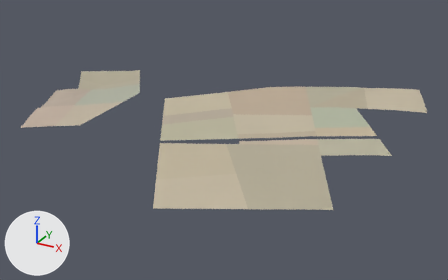
The glTF model assets/malta/countryside/farm_23_19_soil.glb as it was, and as the next commit left it.
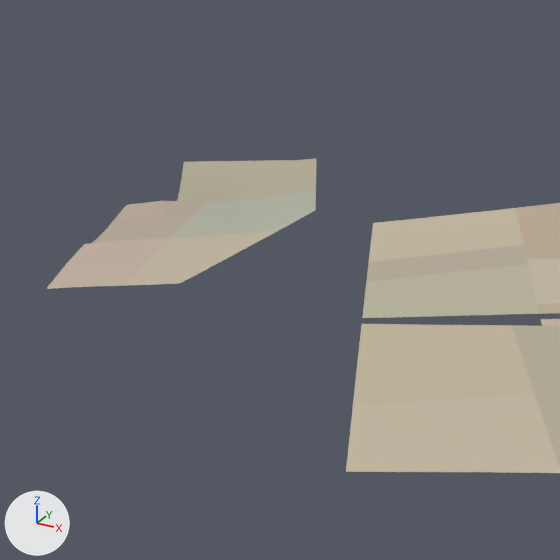
Each version is shown whole from a 50 mm lens placed at (689.0, -971.0, 381.0), pointed at (287.0, -241.0, 16.0), then close up on the part from 0% to 55% of the width and 0% to 88% of the height. Arrows for +X, +Y and +Z are at lower left; the lights stay in place. The first two pictures are the older version. Vertices at exactly the same position are counted once.

In view in the first close-up: 'geometry_0'.
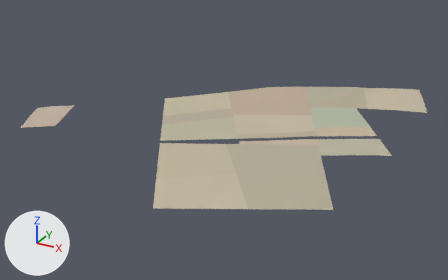
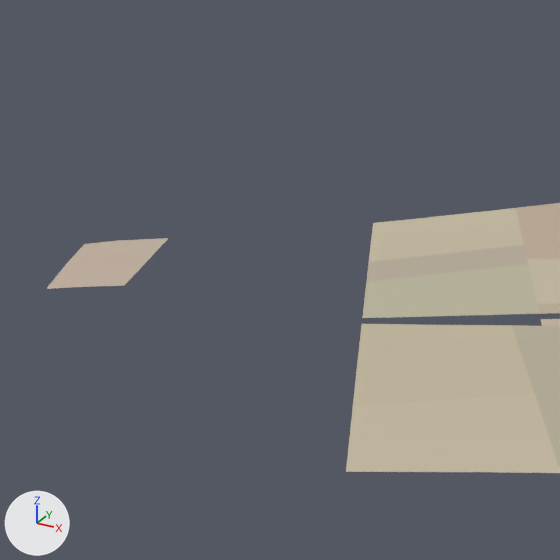
Location of each change, (x1, y1, x2, y2) in pixels of the close-ups (560 x 560 px):
'geometry_0', reshaped: before (46, 158, 560, 473); after (46, 203, 560, 473)
part 1 of me_geometry_0, deleted: before (93, 158, 317, 286)

Patch to the scene script:
```diff
--- a/assets/malta/countryside/farm_23_19_soil.glb.py
+++ b/assets/malta/countryside/farm_23_19_soil.glb.py
@@ me_geometry_0 @@
 # used by ob_geometry_0; location = (0.0, 0.0, 0.0)
-me_geometry_0.from_pydata(...)  # 218 vertices, 281 faces; spans x -55.0..541.0, y -496.0..-1.0, z 38.0..61.0
+me_geometry_0.from_pydata(...)  # 169 vertices, 219 faces; spans x -1.0..541.0, y -496.0..-1.0, z 40.0..61.0
+# me_geometry_0 part 1
+# 49 vertices are removed from x -55.0..112.0, y -358.0..-95.0, z 38.0..48.0
+# 62 faces are deleted
+# other edits to the shape of me_geometry_0 do not show in these pictures
 me_geometry_0.materials.append(mat_defaultmaterial)
```
